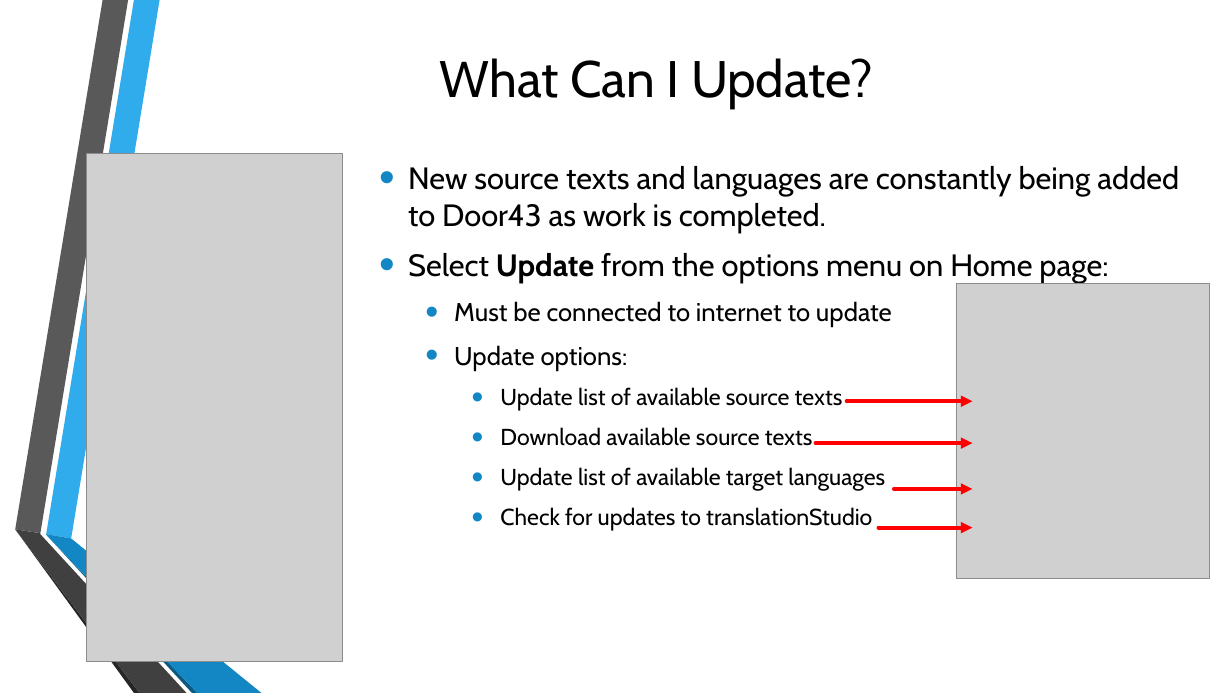
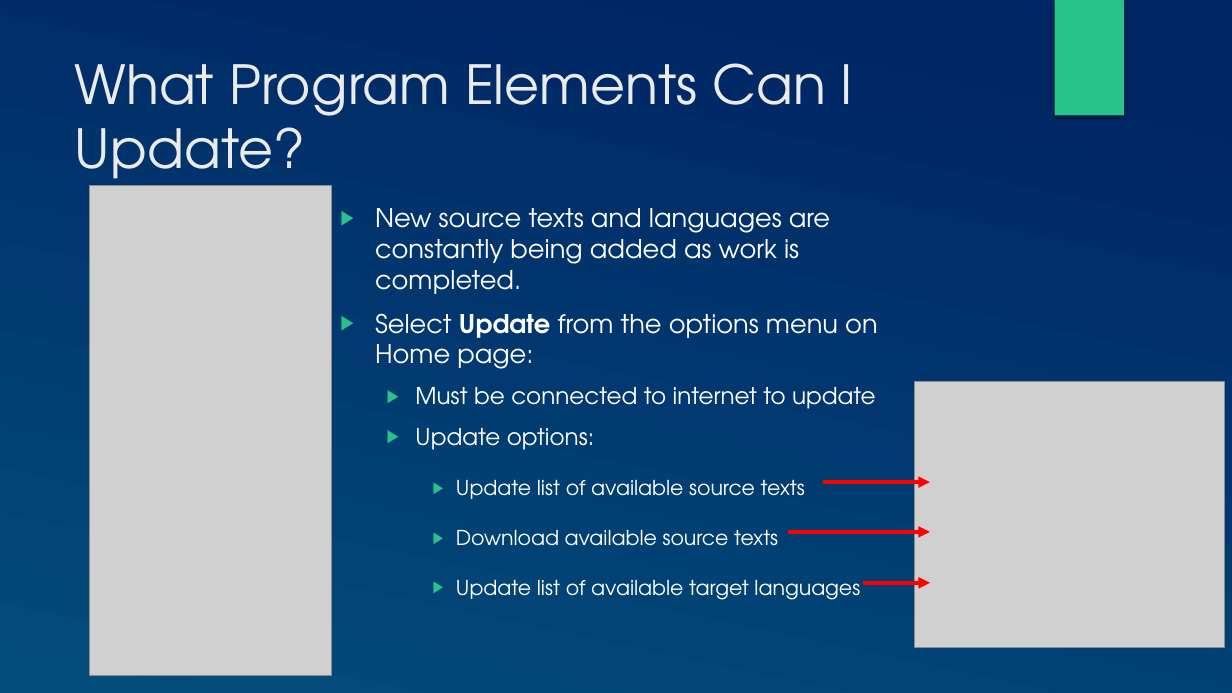
Before and after one commit to mondele/btt-writer-docs, a slide deck: slide 3 of docs/DUpdate.pptx. Drawn at 1232x693 pixels with LibreOffice and Linux fonts; fonts in the diff are those of the drawing; grey boxes stand for pictures; background and template pictures are left out. Boxes give left, top, right and bottom in pixels: in the first picture for what was removed or moved away, otherwise in the second. Text is boxed around its words. In the diff, an @@ line names an element or a change of style, - is before the commit and + after.

```diff
--- a/docs/DUpdate.pptx
+++ b/docs/DUpdate.pptx
@@ background picture (left out) to gradient #002664 to #024E7B @@
@@ rectangle added at (x1=1055, y1=0, x2=1124, y2=116), fill #28C28C @@
@@ title "What Program Elements Can I ..." at (x1=75, y1=63, x2=853, y2=194): vertical alignment middle to top @@
@@ title at (x1=75, y1=63, x2=853, y2=194): text changed; size 40 to 42 pt; font Cabin to TeX Gyre Adventor; text colour #000000 to #EBEBEB @@
-What Can I Update?
+What Program Elements Can I Update?
@@ picture resized from (x1=87, y1=153, x2=342, y2=662) to (x1=90, y1=186, x2=331, y2=677) @@
@@ text "New source texts and languages ..." moved from (x1=408, y1=166, x2=1179, y2=531) to (x1=375, y1=208, x2=877, y2=600) @@
@@ text at (x1=375, y1=208, x2=830, y2=294): text changed; size 24 to 20 pt; font Cabin to TeX Gyre Adventor; text colour #000000 to #FFFFFF @@
-• New source texts and languages are constantly being added to Door43 as work is completed.
+▶ New source texts and languages are constantly being added as work is completed.
@@ picture removed at (x1=957, y1=284, x2=1211, y2=579) @@
@@ text at (x1=375, y1=313, x2=877, y2=600): size 24 to 20 pt in "Select Update from the options menu on ..."; font Cabin to TeX Gyre Adventor, text colour #000000 to #FFFFFF in "Select Update from the options menu on ...", "Must be connected to internet to update", "Update options:", "Update list of available source texts" and 2 more places; size 20 to 18 pt in "Must be connected to internet to update", "Update options:"; size 18 to 16 pt in "Update list of available source texts", "Download available source texts", "Update list of available target languages"; bullet • to ▶; bullet colour #1287C3 to #28C28C; line spacing 1 to 1.5 @@
@@ picture added at (x1=915, y1=382, x2=1225, y2=648) @@
@@ text at (x1=500, y1=507, x2=872, y2=531): paragraph removed @@
-    • Check for updates to translationStudio
@@ arrow moved from (847, 401) - (972, 401) to (824, 482) - (930, 482) @@
@@ group removed at (x1=15, y1=0, x2=262, y2=693): 6 freeform shapes @@
@@ arrow moved from (816, 444) - (972, 444) to (789, 532) - (930, 532) @@
@@ arrow removed from (879, 528) to (972, 528) @@
@@ arrow moved from (894, 489) - (972, 489) to (865, 583) - (930, 583) @@
```
Also in this commit, not shown: 8 other slides changed, 1 slide added, 1 slide removed, 1 other file.
